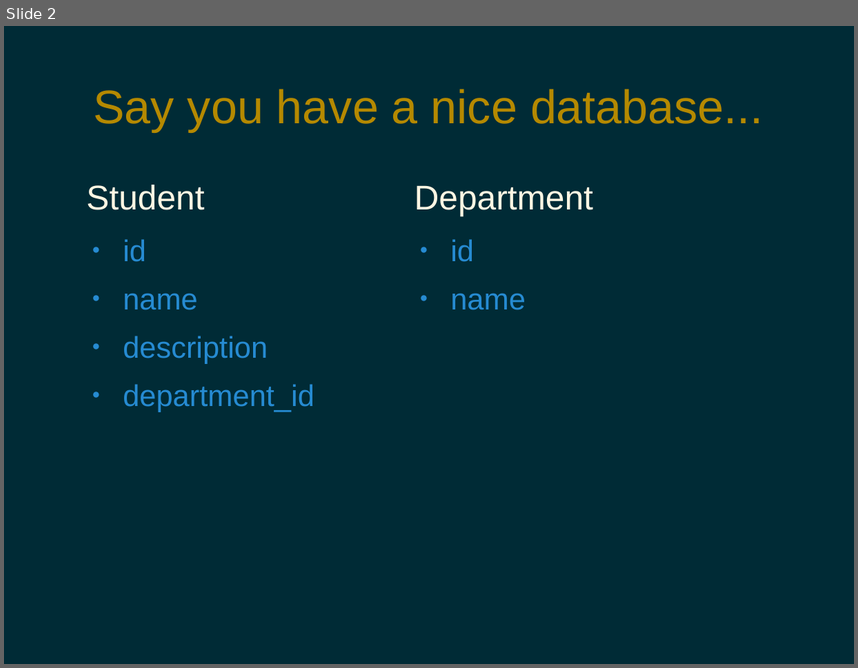
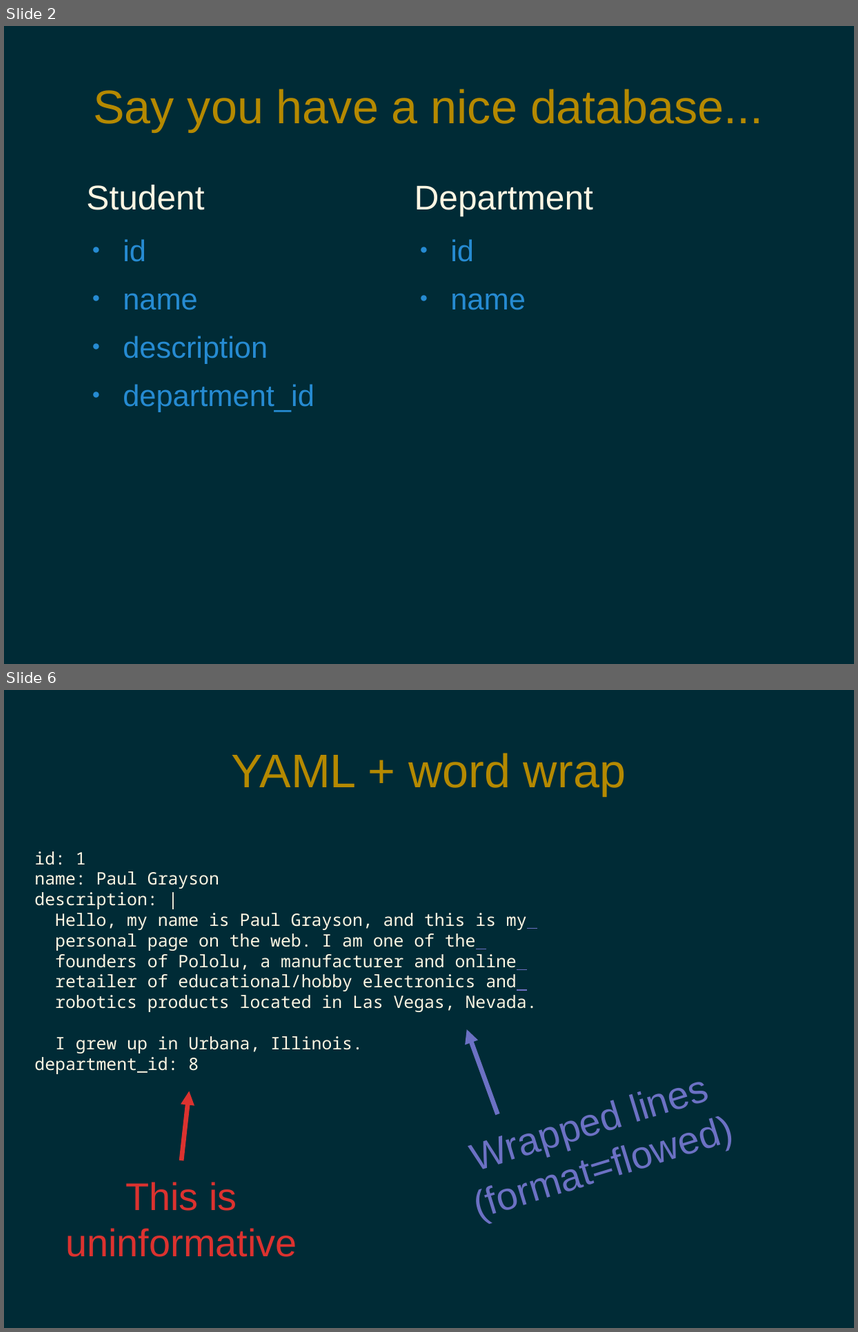
Before and after one commit to pdg137/tracking-pres, a slide deck: tracking.odp. Shown one above the other, each under a label of ours: slide 2 before the commit, slides 2 and 6 after it; the slides between them are not shown. The pictures are 858x668 and 858x1332 pixels, drawn with LibreOffice and Linux fonts; fonts in the diff are those of the drawing. Boxes give left, top, right and bottom in pixels: in the first picture for what was removed or moved away, otherwise in the second. Text is boxed around its words. In the diff, an @@ line names an element or a change of style, - is before the commit and + after.

Commit message:
added YAML examples to presentation

```diff
--- a/tracking.odp
+++ b/tracking.odp
@@ slide 6 added at (4, 690, 854, 1328), background #002B36 @@
@@ title added at (232, 753, 626, 796), 44 pt, text #B58900 @@
+YAML + word wrap
@@ text added at (34, 851, 537, 1074), 16 pt, text #FDF6E3 @@
+id: 1
+name: Paul Grayson
+description: |
+Hello, my name is Paul Grayson, and this is my
+personal page on the web. I am one of the
+founders of Pololu, a manufacturer and online
+retailer of educational/hobby electronics and
+robotics products located in Las Vegas, Nevada.
+I grew up in Urbana, Illinois.
+department_id: 8
@@ text added at (366, 1029, 822, 1250), 36 pt, text #6C71C4 @@
+Wrapped lines
+(format=flowed)
@@ arrow added from (497, 1114) to (467, 1029), #6C71C4 4.31 pt @@
@@ arrow added from (181, 1161) to (189, 1091), #DC322F 4.31 pt @@
@@ text added at (65, 1182, 297, 1257), 36 pt, text #DC322F @@
+This is uninformative
```
Also in this commit, not shown: 3 slides changed, 1 other slide added.
